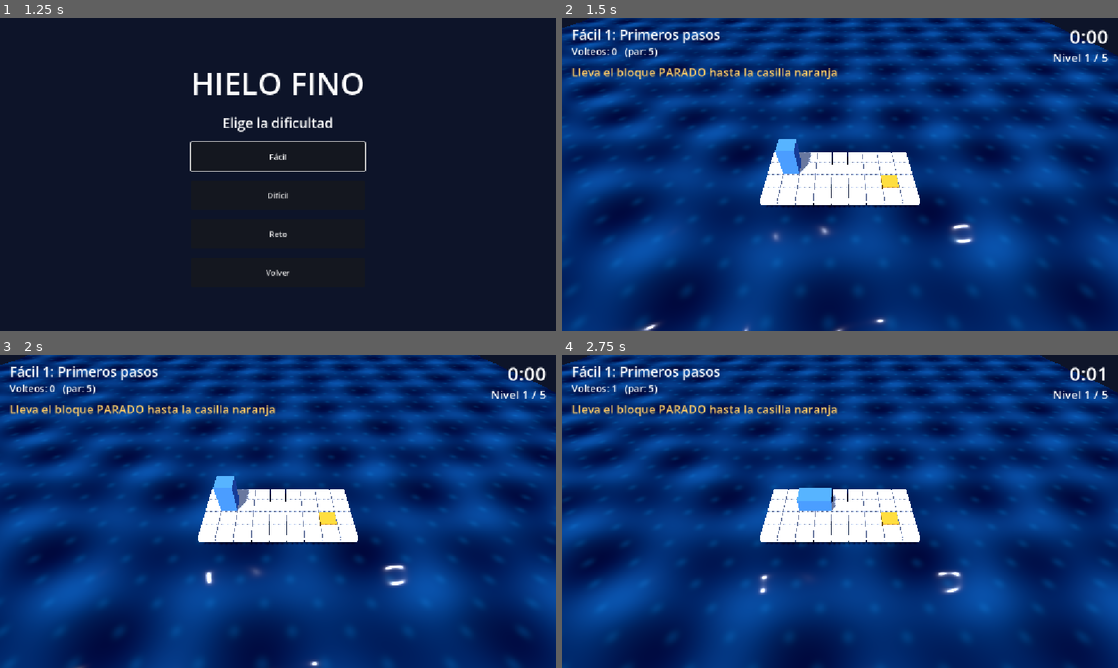
Above: before the commit, frames 1-4 (two rows, left to right).
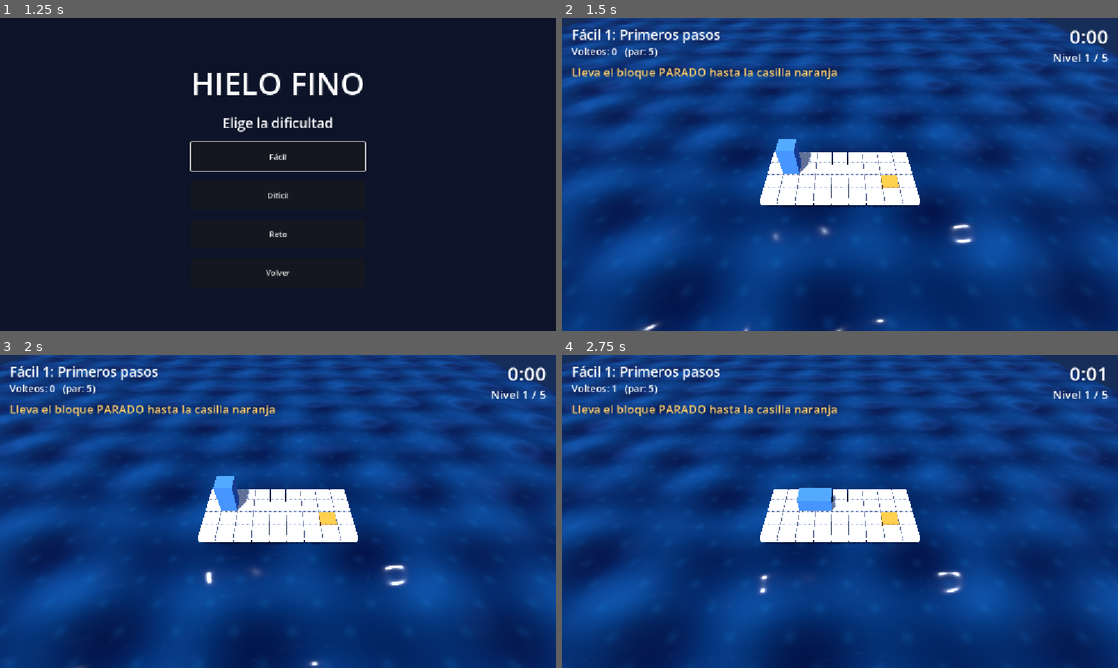
Above: after the commit, the same moments.

Repository: iandifilippo/hielo-fino
Game: Godot game, scene res://escenas/menu.tscn
Same seed, same stepped clock (60 frames per second), same inputs: the game is played once before the commit and once after it.
Inputs:
- Up to frame 1 (1.25 s): click "Jugar" at 0.5 s
- Up to frame 2 (1.5 s): click "Fácil" at 1.25 s
- Up to frame 3 (2 s): no input
- Up to frame 4 (2.75 s): tap Enter at 2 s; hold Right from 2.03 s (still down); tap Z at 2.1 s; tap Space at 2.27 s

Frame 1 is identical in both runs. In frame 2, 8.9% of the frame differs, in the area x 0-100%, y 0-60%; in frame 3, 8.8%; in frame 4, 9.0%, in the area x 0-100%, y 0-64%.

Commit message:
Cielo de noche con estrellas y niebla azul

Diff:
--- a/escenas/juego.tscn
+++ b/escenas/juego.tscn
@@ -5,13 +5,28 @@
 [ext_resource type="Script" path="res://scripts/reloj.gd" id="3_reloj"]
 [ext_resource type="Script" path="res://scripts/sonidos.gd" id="4_sonidos"]
 [ext_resource type="Shader" path="res://materiales/agua.gdshader" id="5_agua"]
+[ext_resource type="Shader" path="res://materiales/cielo.gdshader" id="6_cielo"]
+
+[sub_resource type="ShaderMaterial" id="Mat_cielo"]
+shader = ExtResource("6_cielo")
+shader_parameter/color_arriba = Color(0.01, 0.02, 0.07, 1)
+shader_parameter/color_horizonte = Color(0.1, 0.18, 0.35, 1)
+shader_parameter/cantidad_estrellas = 0.996
+shader_parameter/brillo_estrellas = 1.2
+
+[sub_resource type="Sky" id="Cielo"]
+sky_material = SubResource("Mat_cielo")
 
 [sub_resource type="Environment" id="Entorno"]
-background_mode = 1
-background_color = Color(0.05, 0.08, 0.16, 1)
+background_mode = 2
+sky = SubResource("Cielo")
 ambient_light_source = 2
 ambient_light_color = Color(0.55, 0.62, 0.8, 1)
 ambient_light_energy = 0.6
+fog_enabled = true
+fog_light_color = Color(0.1, 0.18, 0.35, 1)
+fog_density = 0.012
+fog_sky_affect = 0.0
 
 [sub_resource type="ShaderMaterial" id="Mat_agua"]
 render_priority = 0
--- /dev/null
+++ b/materiales/cielo.gdshader
@@ -0,0 +1,25 @@
+shader_type sky;
+
+// CIELO DE NOCHE CON DEGRADADO Y ESTRELLAS
+uniform vec3 color_arriba : source_color = vec3(0.01, 0.02, 0.07);
+uniform vec3 color_horizonte : source_color = vec3(0.10, 0.18, 0.35);
+uniform float cantidad_estrellas = 0.996;   // MÁS CERCA DE 1 = MENOS ESTRELLAS
+uniform float brillo_estrellas = 1.2;
+
+float azar(vec3 p) {
+	return fract(sin(dot(p, vec3(12.9898, 78.233, 37.719))) * 43758.5453);
+}
+
+void sky() {
+	float alto = clamp(EYEDIR.y, 0.0, 1.0);
+	vec3 color = mix(color_horizonte, color_arriba, pow(alto, 0.5));
+
+	// ESTRELLAS QUE TITILAN
+	vec3 celda = floor(EYEDIR * 180.0);
+	float r = azar(celda);
+	if (r > cantidad_estrellas && EYEDIR.y > 0.05) {
+		float titila = 0.6 + 0.4 * sin(TIME * 2.0 + r * 60.0);
+		color += vec3(brillo_estrellas * titila);
+	}
+	COLOR = color;
+}
